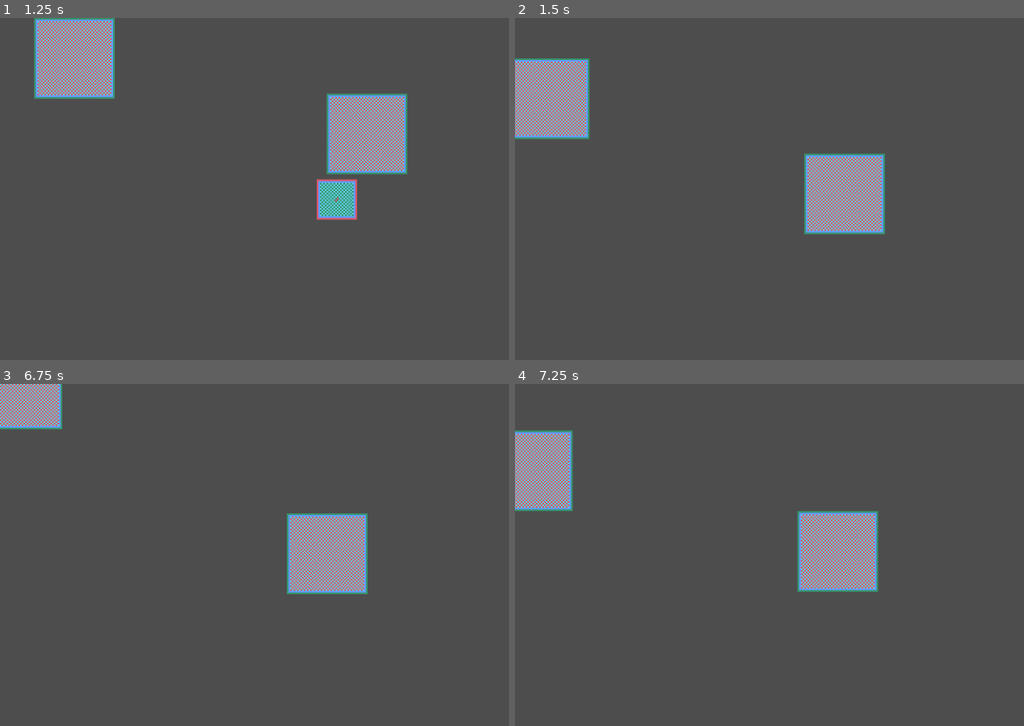
Above: before the commit, frames 1-4 (two rows, left to right).
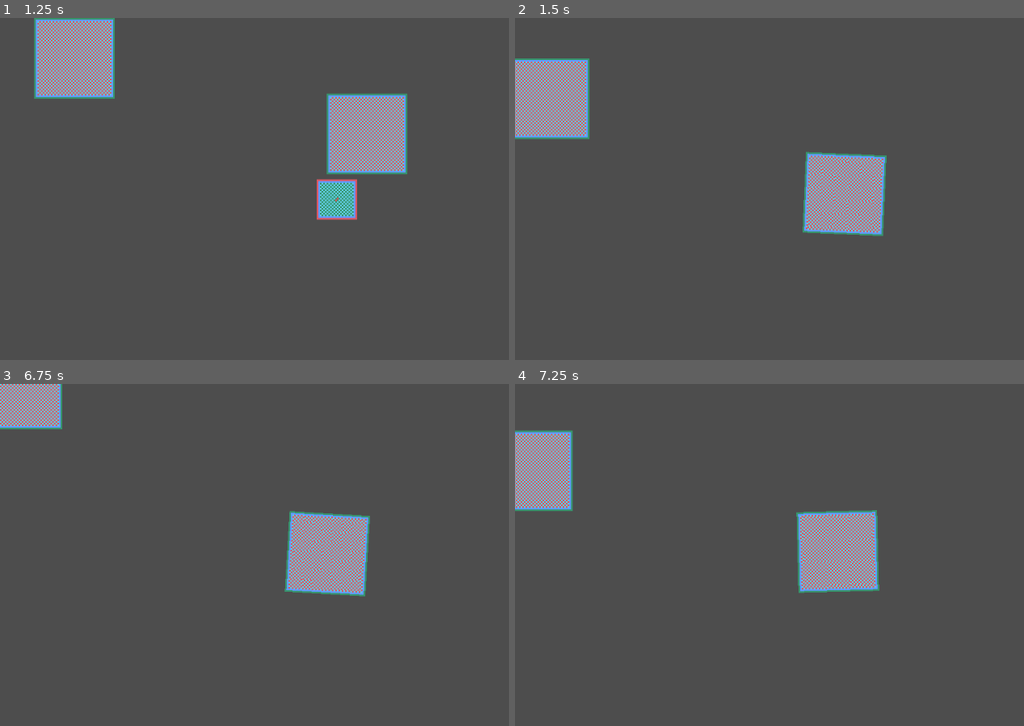
Above: after the commit, the same moments.

Repository: Laquinh/hell-duck-game
Game: Godot game, scene res://main.tscn
Same seed, same stepped clock (60 frames per second), same inputs: the game is played once before the commit and once after it.
Inputs:
- Up to frame 1 (1.25 s): tap Enter at 0.5 s; hold Right (move_right) from 0.53 s (still down); hold Space (possess) from 0.53 s (still down)
- Up to frame 2 (1.5 s): release Right (move_right) at 1.28 s; release Space (possess) at 1.28 s; hold Down (move_down) from 1.28 s (still down); tap Space (possess) at 1.35 s
- Up to frame 3 (6.75 s): release Down (move_down) at 2.03 s; hold Right (move_right) 2.03-2.78 s; hold Space (possess) 2.03-2.78 s; hold Up (move_up) 2.78-3.53 s; tap Space (possess) at 2.85, 4.35, 5.85 s; hold Space (possess) 3.53-4.28 s; hold Left (move_left) 3.53-5.03 s; hold Down (move_down) 5.03-5.78 s; hold Space (possess) 5.03-5.78 s; hold Right (move_right) 5.78-6.53 s; hold Up (move_up) from 6.53 s (still down); hold Space (possess) from 6.53 s (still down)
- Up to frame 4 (7.25 s): keep holding Up (move_up); keep holding Space (possess)

Frame 1 is identical in both runs. In frame 2, 2.7% of the frame differs, in the area x 56-74%, y 39-64%; in frame 3, 2.6%; in frame 4, 2.1%.

Commit message:
Make possessed furniture dance

Diff:
--- a/player/player.gd
+++ b/player/player.gd
@@ -3,8 +3,11 @@
 @export var speed: float = 200
 @export var acceleration: float = 1000
 @export var friction: float = 2200
+@export var dance_amplitude: float = 4
+@export var dance_speed: float = 5
 
 var possessed_furniture: Node2D = null
+var dance_time: float = 0
 
 func _physics_process(delta: float) -> void:
 	var input = Vector2.ZERO
@@ -29,10 +32,14 @@
 
 	if possessed_furniture:
 		possessed_furniture.position = position
+		dance_time += delta * dance_speed
+		possessed_furniture.rotation_degrees = dance_amplitude * sin(dance_time)
 
 func _input(event: InputEvent) -> void:
 	if event.is_action_pressed("possess"):
 		if possessed_furniture:
+			dance_time = 0
+			possessed_furniture.rotation_degrees = 0
 			possessed_furniture = null
 			visible = true
 		else:
